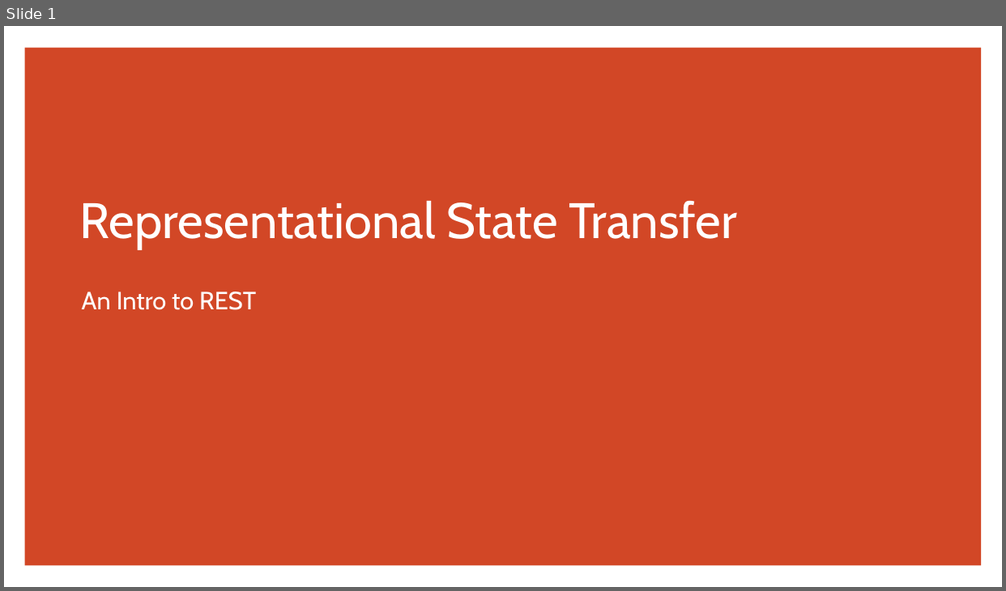
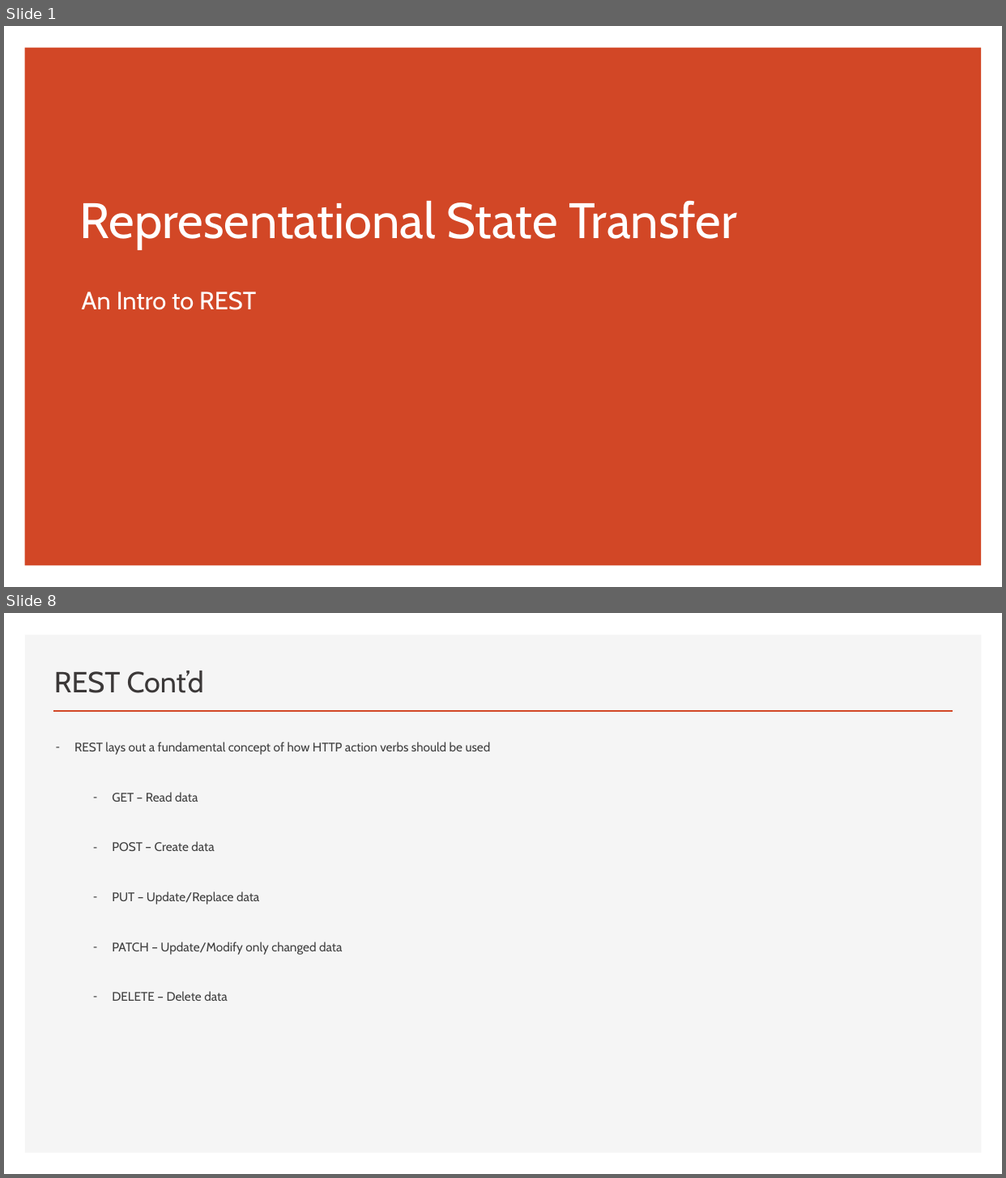
Before and after one commit to erniephillips/erniephillips.github.io, a slide deck: restful-api-presentations/phillips-presentation-week-1.pptx. Shown one above the other, each under a label of ours: slide 1 before the commit, slides 1 and 8 after it; the slides between them are not shown. The pictures are 1006x591 and 1006x1178 pixels, drawn with LibreOffice and Linux fonts; fonts in the diff are those of the drawing. Boxes give left, top, right and bottom in pixels: in the first picture for what was removed or moved away, otherwise in the second. Text is boxed around its words. In the diff, an @@ line names an element or a change of style, - is before the commit and + after.

```diff
--- a/restful-api-presentations/phillips-presentation-week-1.pptx
+++ b/restful-api-presentations/phillips-presentation-week-1.pptx
@@ slide 8 added at [4,613,1002,1174], background #FFFFFF @@
@@ rectangle added at [25,635,982,1153], fill #F5F5F5 @@
@@ title added at [54,671,204,693], 28 pt, text #3B3838 @@
+REST Cont’d
@@ line added from (53, 711) to (953, 711), #D24726 2 pt @@
@@ text added at [74,742,491,1001], 12 pt, text #404040 @@
+– REST lays out a fundamental concept of how HTTP action verbs should be used
+  – GET – Read data
+  – POST – Create data
+  – PUT – Update/Replace data
+  – PATCH – Update/Modify only changed data
+  – DELETE – Delete data
```
Also in this commit, not shown: 3 slides changed, 5 other slides added.
